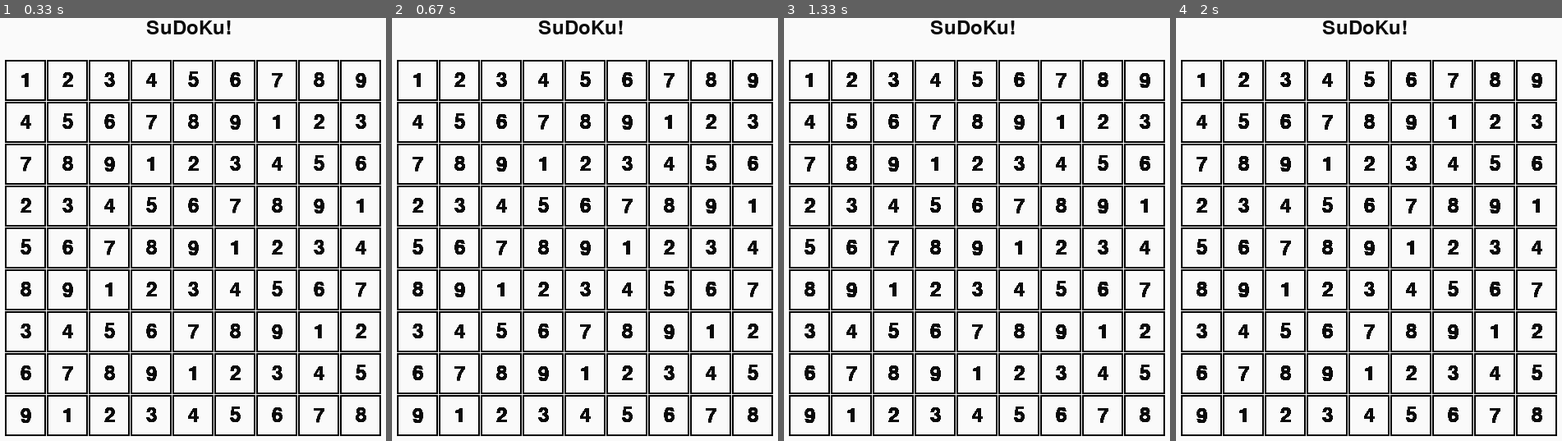
Above: before the commit, frames 1-4 (left to right).
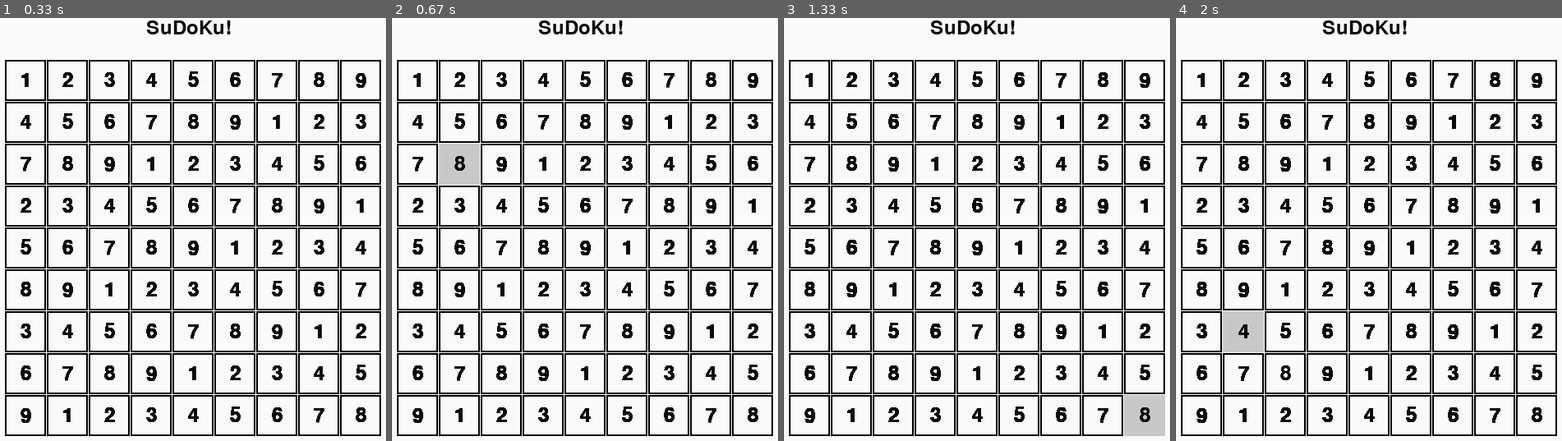
Above: after the commit, the same moments.

Repository: Perzival1312/sudoku
Game: pygame game, started from main.py
Same seed, same stepped clock (60 frames per second), same inputs: the game is played once before the commit and once after it.
Inputs (mouse positions are in pixels of both pictures, inside the frame that each line leads up to):
- Up to frame 1 (0.33 s): no input
- Up to frame 2 (0.67 s): press the mouse at (542, 246) at 0.37 s; move the mouse to (492, 212) at 0.47 s; release the mouse at (442, 174) at 0.6 s
- Up to frame 3 (1.33 s): press the mouse at (1061, 204) at 0.7 s; move the mouse to (942, 170) at 0.8 s; release the mouse at (822, 136) at 0.93 s; press the mouse at (1142, 123) at 1.03 s; move the mouse to (1142, 267) at 1.13 s; release the mouse at (1142, 415) at 1.27 s
- Up to frame 4 (2 s): press the mouse at (1241, 81) at 1.37 s; move the mouse to (1253, 233) at 1.47 s; release the mouse at (1264, 390) at 1.6 s; press the mouse at (1534, 166) at 1.7 s; move the mouse to (1388, 237) at 1.8 s; release the mouse at (1237, 314) at 1.93 s

Frame 1 is identical in both runs. In frame 2, 1.0% of the frame differs, in the area x 12-23%, y 29-40%; in frame 3, 1.0%; in frame 4, 1.0%, in the area x 5-95%, y 24-96%.

Commit message:
show state of which square is clicked

Diff:
--- a/main.py
+++ b/main.py
@@ -234,7 +234,7 @@
     # drawing the squares
     for rect in border_rects:
         pg.draw.rect(background, [0,0,0], rect, 2)
-
+    prev_clicked = 0
     while 1:
     #  TODO: draw in text from the board array passed in
         # 60 fps max
@@ -245,6 +245,17 @@
                 return
             elif event.type == KEYDOWN and event.key == K_ESCAPE:
                 return
+            # mouse-click handling
+            if event.type == pg.MOUSEBUTTONUP:
+                if prev_clicked:
+                    pg.draw.rect(background, [250,250,250], prev_clicked)
+                    pg.draw.rect(background, [0,0,0], prev_clicked, 2)
+                pos = pg.mouse.get_pos()
+                clicked_sqr = [s for s in border_rects if s.collidepoint(pos)]
+                prev_clicked = clicked_sqr[0]
+                print(clicked_sqr[0])
+                pg.draw.rect(background, [200,200,200], clicked_sqr[0])
+
         # Flatten the board array for easier number placement
         # bc the square list is only 1D
         board_nums = []
@@ -255,8 +266,8 @@
             font = pg.font.Font(None, 36)
             for ind, sqr in enumerate(border_rects):
                 text = font.render(str(board_nums[ind]), 1, (10, 10, 10))
+                # position number in the center of all the squares
                 textpos = text.get_rect(centerx=sqr.x+(sqr.width/2), centery=sqr.y+(sqr.height/2))
-
                 background.blit(text, textpos)
         # redraws updated screen
         screen.blit(background, (0, 0))
